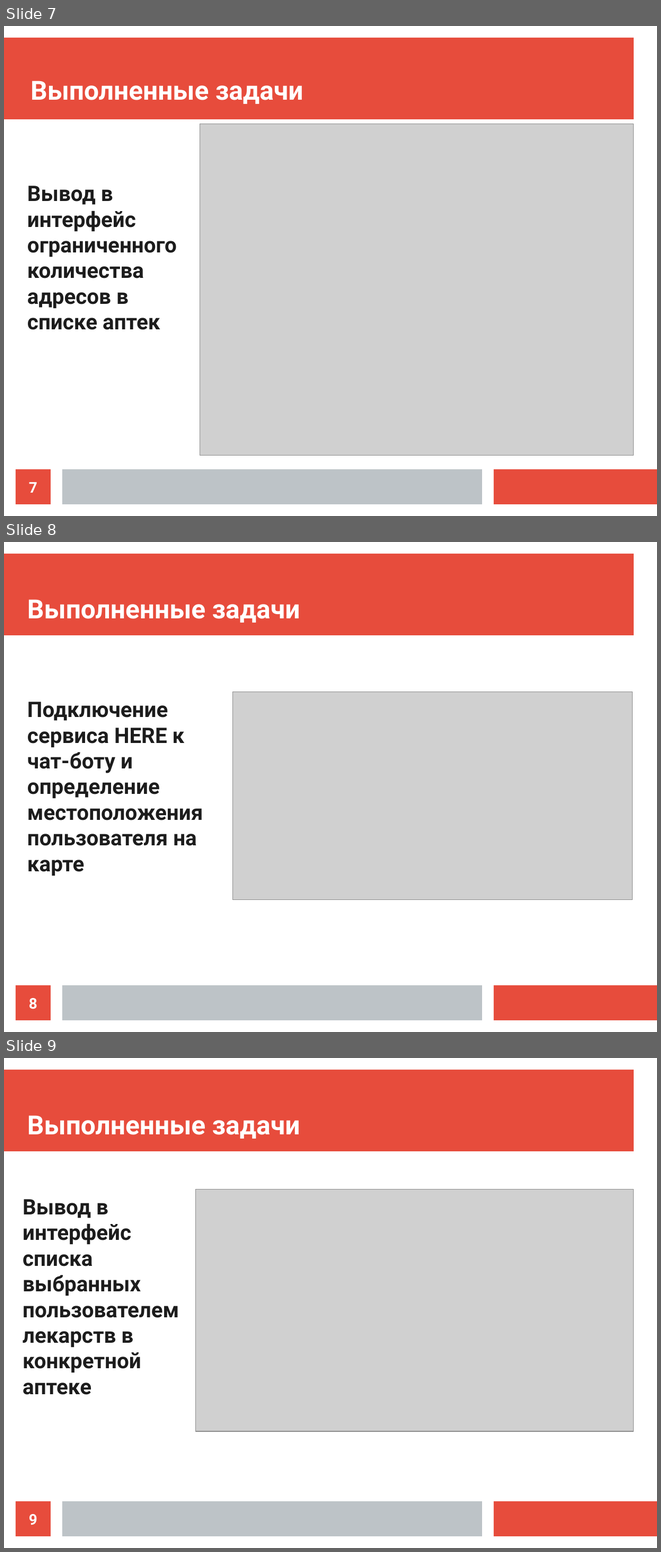
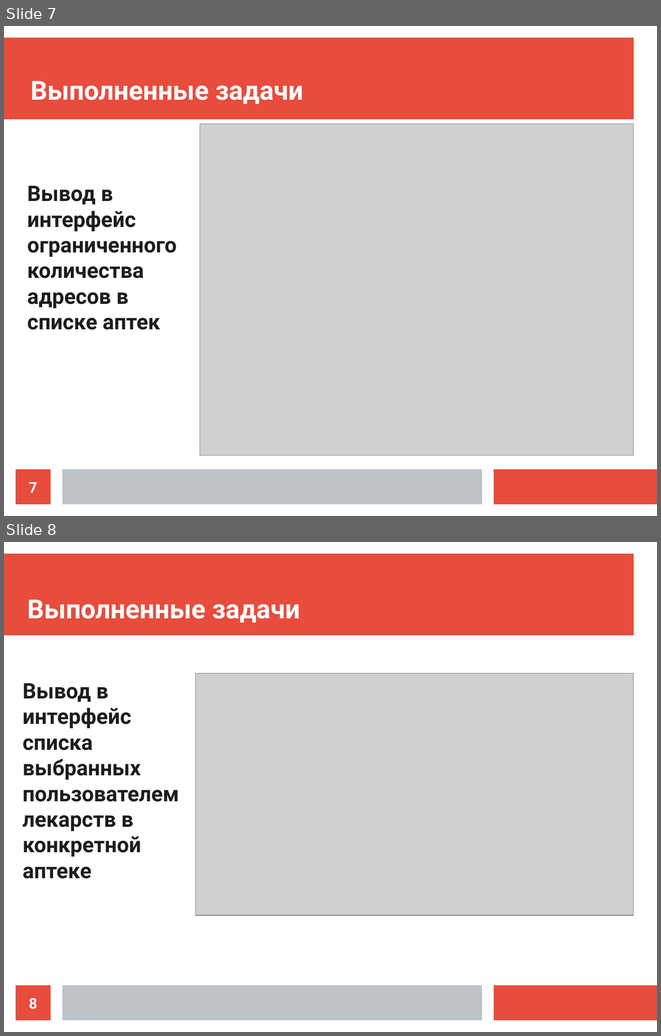
Before and after one commit to Chupahabr/TeleBot, a slide deck: Team_awesome.odp. Shown one above the other, each under a label of ours: slides 7, 8 and 9 before the commit, slides 7 and 8 after it. The pictures are 661x1552 and 661x1036 pixels, drawn with LibreOffice and Linux fonts; fonts in the diff are those of the drawing; grey boxes stand for pictures. Boxes give left, top, right and bottom in pixels: in the first picture for what was removed or moved away, otherwise in the second. Text is boxed around its words. In the diff, an @@ line names an element or a change of style, - is before the commit and + after.

```diff
--- a/Team_awesome.odp
+++ b/Team_awesome.odp
@@ slide 8 removed at bbox=[4, 542, 657, 1032], background #FFFFFF; not listed: 3 template elements that a slide beside it also shows @@
@@ title removed at bbox=[27, 599, 300, 623] @@
-Выполненные задачи
@@ picture removed at bbox=[233, 692, 633, 900] @@
@@ text removed at bbox=[27, 702, 203, 876] @@
-Подключение сервиса HERE к чат-боту и определение местоположения пользователя на карте
@@ page number removed at bbox=[16, 985, 51, 1020] @@
-8
@@ what was slide 9 is now slide 8 @@
@@ page number at bbox=[29, 998, 37, 1009]: text changed @@
-9
+8
```
Also in this commit, not shown: 3 slides changed.
